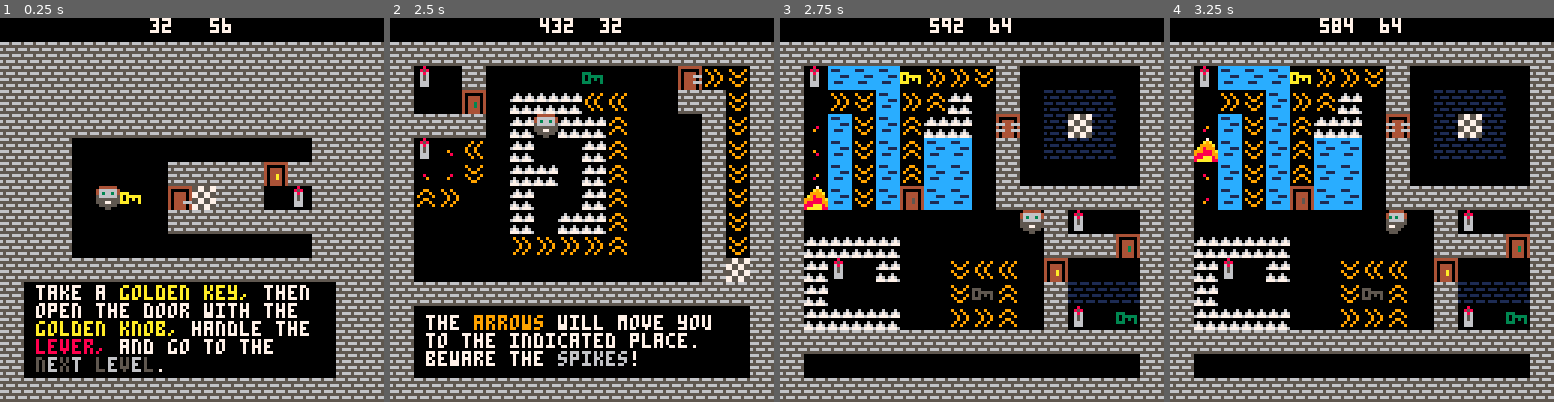
Above: before the commit, frames 1-4 (left to right).
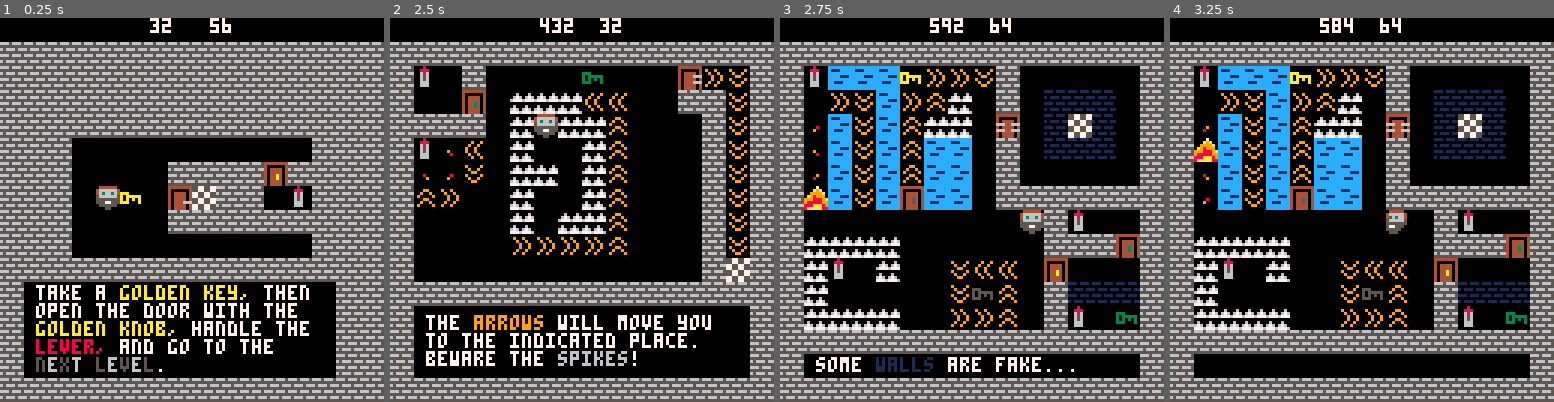
Above: after the commit, the same moments.

Repository: VedVid/picos-challange
Game: PICO-8 cartridge picoschallange.p8
Two runs of this game, one before a commit and one after it. Both use one fixed random seed, a clock stepped at 60 frames per second and the inputs below.
Inputs:
- Up to frame 1 (0.25 s): no input
- Up to frame 2 (2.5 s): tap O (Z key) at 0.7, 1.7, 2.1 s; hold Right 1.6-2.1 s; hold Up 2.15-2.42 s; hold Right from 2.47 s (still down)
- Up to frame 3 (2.75 s): keep holding Right; tap O (Z key) at 2.5 s
- Up to frame 4 (3.25 s): tap O (Z key) at 2.9 s; release Right at 3.03 s; hold Left from 3.08 s (still down)

Frames 1-2 are identical in both runs. In frame 3, 1.0% of the frame differs, in the area x 9-77%, y 88-93%; in frame 4, nothing differs.

Commit message:
Level feeling for 5th level added.

Diff:
--- a/picoschallange.p8
+++ b/picoschallange.p8
@@ -58,6 +58,8 @@
   print_level_3_info()
  elseif player.level == 4 then
   print_level_4_info()
+ elseif player.level == 5 then
+  print_level_5_info()
  end
 end
 
@@ -381,6 +383,13 @@
 
 -->8
 --levels' info
+
+
+function print_level_5_info()
+ print("some ", 12+offset_x, 113, 7)
+ print("walls ", 32+offset_x, 113, 1)
+ print("are fake...", 56+offset_x, 113, 7)
+end
 
 
 function print_level_4_info()
